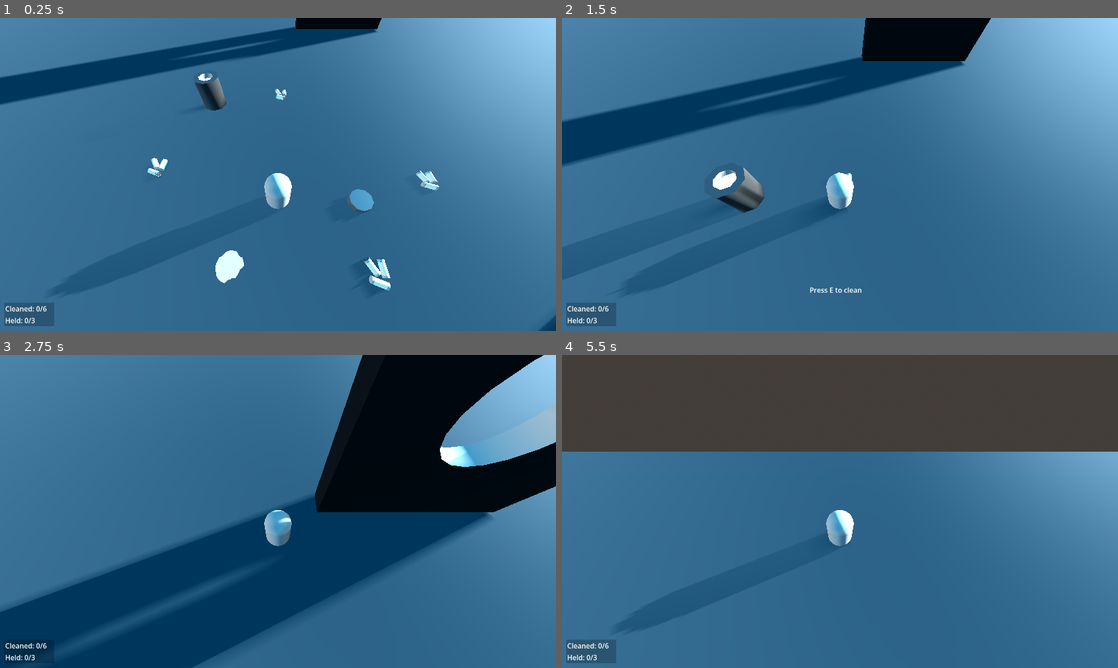
Above: before the commit, frames 1-4 (two rows, left to right).
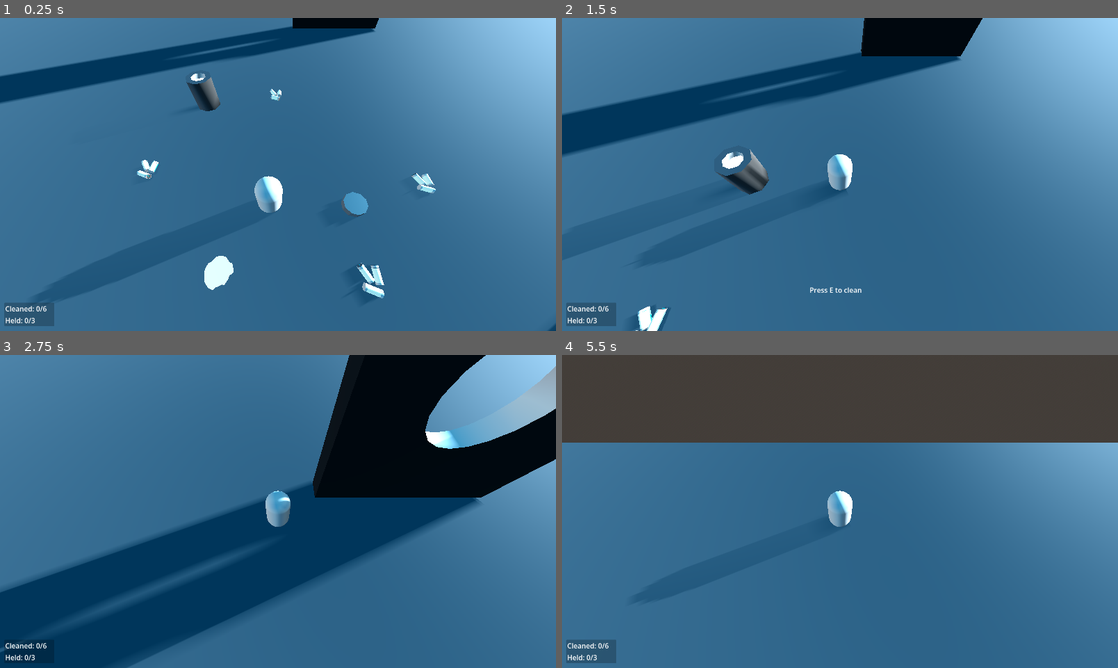
Above: after the commit, the same moments.

Repository: JustDavide/JanitorDemo
Game: Godot game, scene res://scenes/main.tscn
The game is run twice, just before and just after one commit, with the same random seed, the same clock (stepped at 60 frames per second) and the same inputs.
Inputs (mouse positions are in pixels of both pictures, inside the frame that each line leads up to):
- Up to frame 1 (0.25 s): no input
- Up to frame 2 (1.5 s): move the mouse to (867, 174) at 0.52 s; hold E (Interact) 0.53-1.28 s; hold W (Forwards) from 0.53 s (still down); move the mouse to (812, 174) at 1.27 s; click (812, 174) at 1.35 s
- Up to frame 3 (2.75 s): keep holding W (Forwards); move the mouse to (289, 505) at 2.02 s; hold E (Interact) from 2.03 s (still down)
- Up to frame 4 (5.5 s): keep holding W (Forwards); move the mouse to (834, 517) at 2.77 s; release E (Interact) at 2.78 s; click (834, 517) at 2.85 s; move the mouse to (878, 514) at 3.52 s; hold E (Interact) 3.53-4.28 s; move the mouse to (795, 508) at 4.27 s; click (795, 508) at 4.35 s; move the mouse to (845, 511) at 5.02 s; hold E (Interact) from 5.03 s (still down)

The runs differ from the first frame. In frame 1, 3.5% of the frame differs, in the area x 0-100%, y 0-100%; in frame 2, 6.3%; in frame 3, 17%; in frame 4, 3.6%.

Commit message:
improve camera

Diff:
--- a/scenes/Player.tscn
+++ b/scenes/Player.tscn
@@ -66,6 +66,7 @@
 
 [node name="Head" type="Node3D" parent="." unique_id=239687362]
 transform = Transform3D(1, 0, 0, 0, 0.8660254, -0.5, 0, 0.5, 0.8660254, 0, 0.7616849, 0)
+top_level = true
 
 [node name="Camera3D" type="Camera3D" parent="Head" unique_id=168117696]
 transform = Transform3D(1, 0, 0, 0, -4.371139e-08, 1, 0, -1, -4.371139e-08, 0, 5.5, -0.314)
--- a/scripts/CharacterController.gd
+++ b/scripts/CharacterController.gd
@@ -40,4 +40,10 @@
 		velocity.x = move_toward(velocity.x, 0.0, delta*10.0)
 		velocity.z = move_toward(velocity.z, 0.0, delta*10.0)
 
+	# Camera smooth
+	var head_height : float = 0.762
+	var head_target_pos = global_position; head_target_pos.y += head_height
+	# apply
+	head.global_position = lerp(head.global_position, head_target_pos, delta*10.0)
+
 	move_and_slide()
